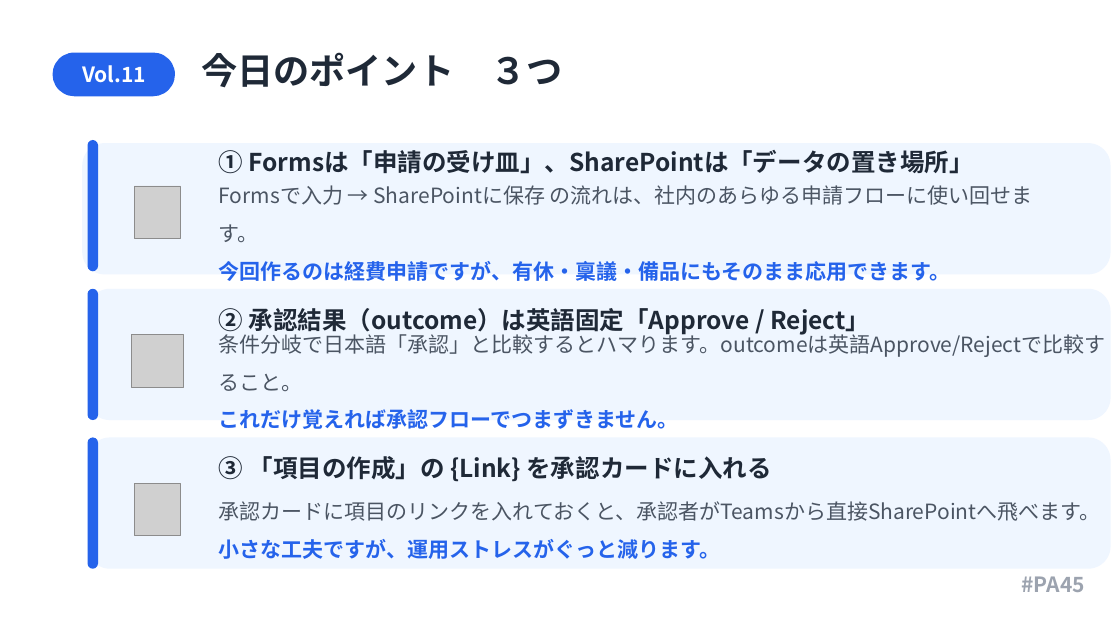
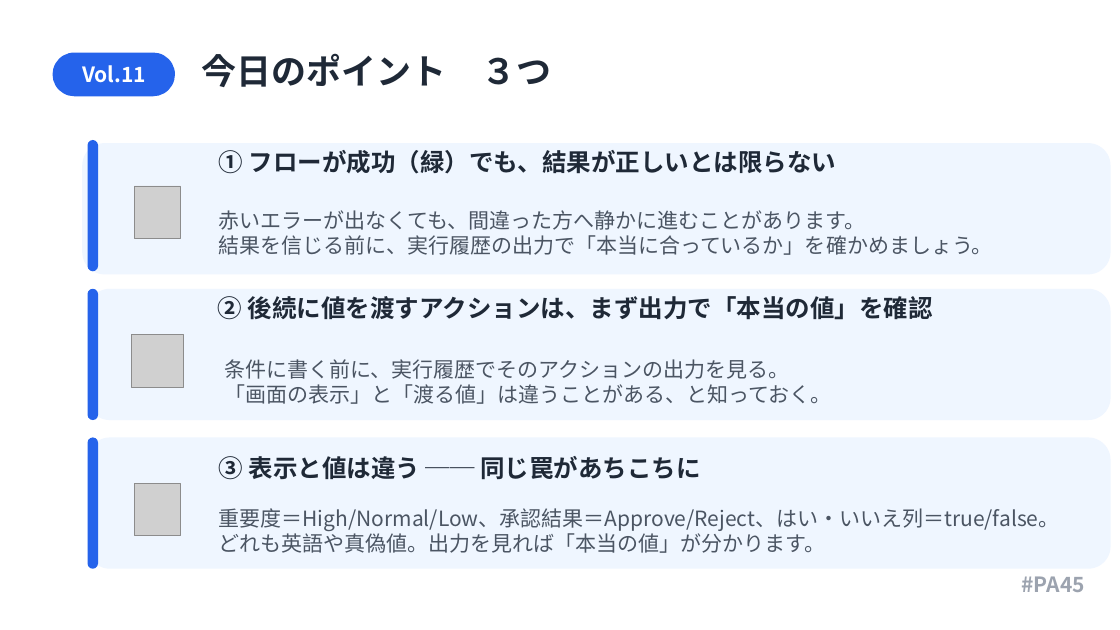
Before and after one commit to Haru-PowerPlatform/pa45, a slide deck: slide 16 of assets/pa45/P011_PA45_RunHistory_20260521.pptx (slide 15 before the commit). Drawn at 1120x630 pixels with LibreOffice and Linux fonts; fonts in the diff are those of the drawing; grey boxes stand for pictures. Boxes give left, top, right and bottom in pixels: in the first picture for what was removed or moved away, otherwise in the second. Text is boxed around its words. In the diff, an @@ line names an element or a change of style, - is before the commit and + after.

```diff
--- a/assets/pa45/P011_PA45_RunHistory_20260521.pptx
+++ b/assets/pa45/P011_PA45_RunHistory_20260521.pptx
@@ text "今日のポイント ３つ" at <box>201,53,551,87</box>: size 31 to 30 pt @@
@@ text at <box>219,150,836,174</box>: text changed @@
-① Formsは「申請の受け皿」、SharePointは「データの置き場所」
+① フローが成功（緑）でも、結果が正しいとは限らない
@@ text at <box>219,210,993,255</box>: text changed @@
-Formsで入力 → SharePointに保存 の流れは、社内のあらゆる申請フローに使い回せます。
-今回作るのは経費申請ですが、有休・稟議・備品にもそのまま応用できます。
+赤いエラーが出なくても、間違った方へ静かに進むことがあります。
+結果を信じる前に、実行履歴の出力で「本当に合っているか」を確かめましょう。
@@ text at <box>218,296,933,320</box>: text changed @@
-② 承認結果（outcome）は英語固定「Approve / Reject」
+② 後続に値を渡すアクションは、まず出力で「本当の値」を確認
@@ text at <box>225,359,832,404</box>: text changed @@
-条件分岐で日本語「承認」と比較するとハマります。outcomeは英語Approve/Rejectで比較すること。
-これだけ覚えれば承認フローでつまずきません。
+条件に書く前に、実行履歴でそのアクションの出力を見る。
+「画面の表示」と「渡る値」は違うことがある、と知っておく。
@@ text at <box>219,456,701,480</box>: text changed @@
-③ 「項目の作成」の {Link} を承認カードに入れる
+③ 表示と値は違う ── 同じ罠があちこちに
@@ text at <box>219,508,1060,553</box>: text changed @@
-承認カードに項目のリンクを入れておくと、承認者がTeamsから直接SharePointへ飛べます。
-小さな工夫ですが、運用ストレスがぐっと減ります。
+重要度＝High/Normal/Low、承認結果＝Approve/Reject、はい・いいえ列＝true/false。
+どれも英語や真偽値。出力を見れば「本当の値」が分かります。
```
Also in this commit, not shown: 15 other slides changed, 1 other file.
